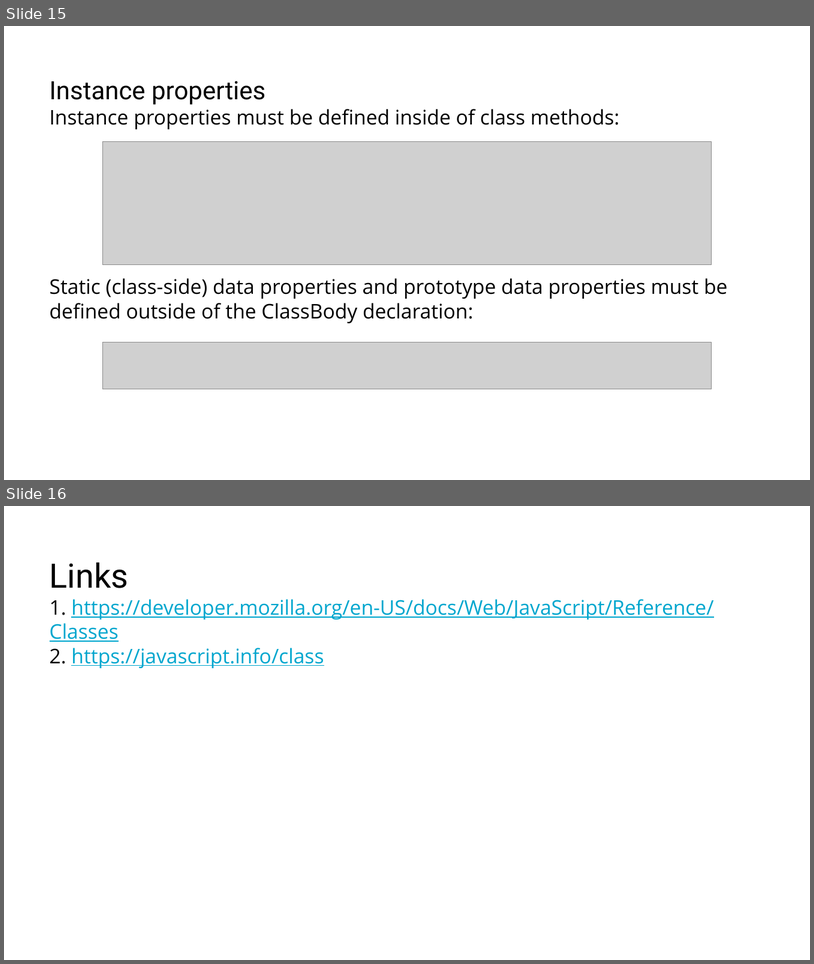
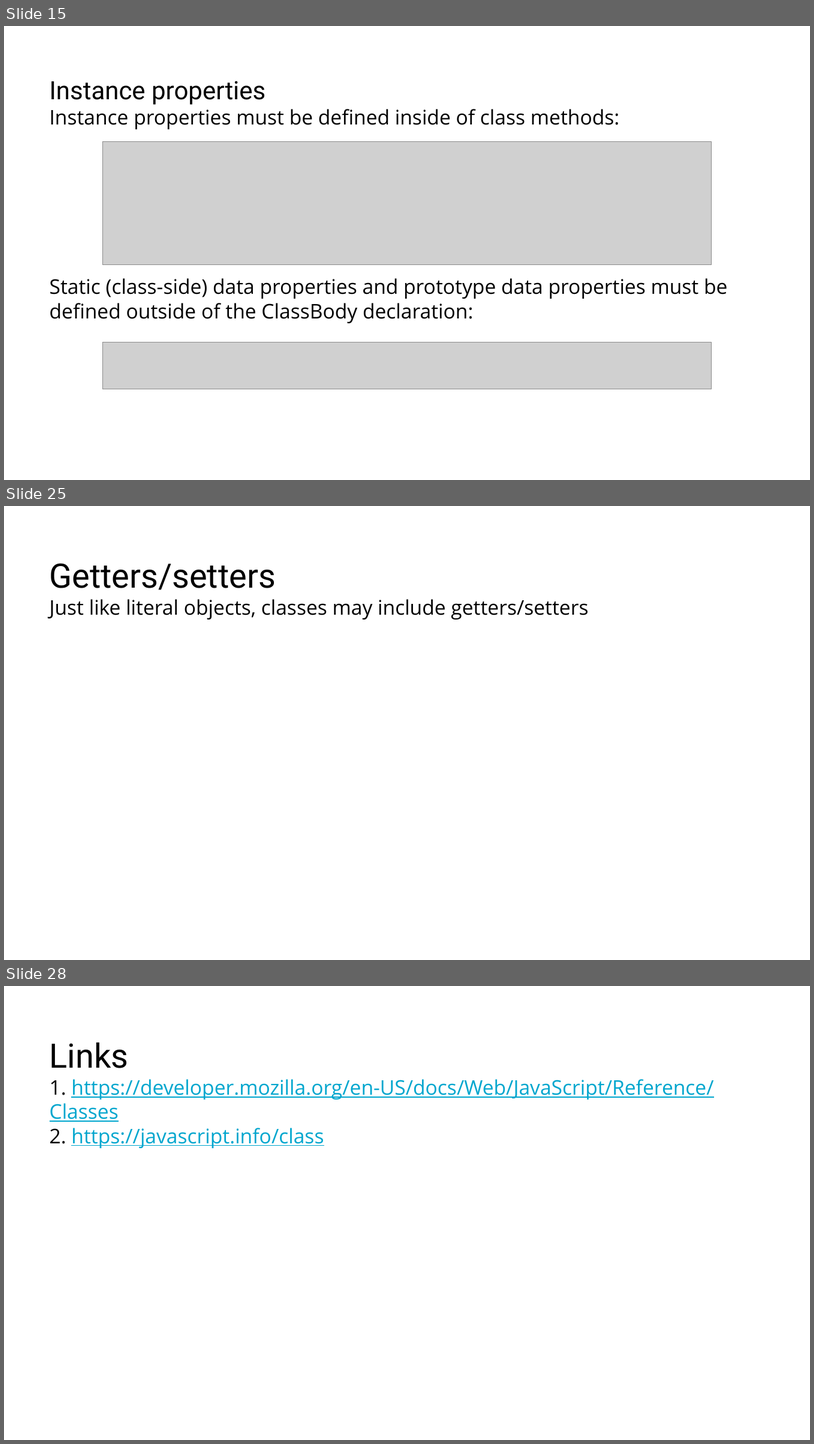
Before and after one commit to RostyslavSynenko/Lv-469.NodeJS, a slide deck: presentations/Classes.pptx. Shown one above the other, each under a label of ours: slides 15 and 16 before the commit, slides 15, 25 and 28 after it; the slides between them are not shown. The pictures are 814x964 and 814x1444 pixels, drawn with LibreOffice and Linux fonts; fonts in the diff are those of the drawing; grey boxes stand for pictures; background and template pictures are left out. Boxes give left, top, right and bottom in pixels: in the first picture for what was removed or moved away, otherwise in the second. Text is boxed around its words. In the diff, an @@ line names an element or a change of style, - is before the commit and + after.

Commit message:
added Classes presentation

```diff
--- a/presentations/Classes.pptx
+++ b/presentations/Classes.pptx
@@ slide 25 added at <box>4,506,810,960</box>, background #FFFFFF @@
@@ title added at <box>50,563,588,619</box>, 24 pt, text #000000 @@
+Getters/setters
+Just like literal objects, classes may include getters/setters
@@ what was slide 16 is now slide 28 @@
```
Also in this commit, not shown: 11 other slides added.
